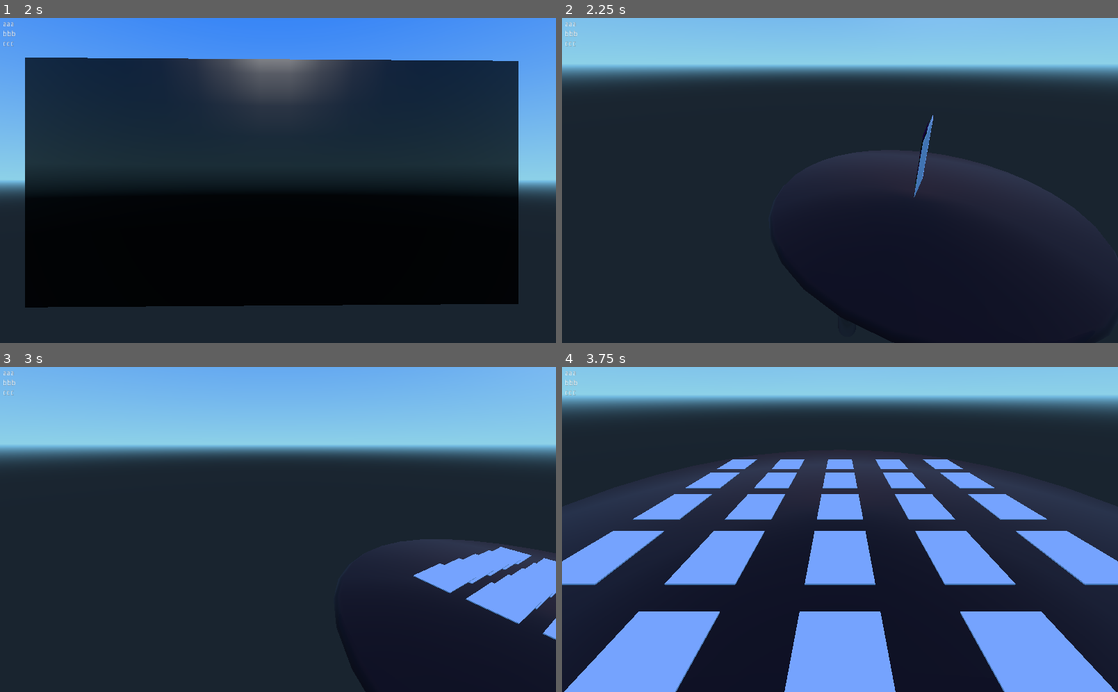
Above: before the commit, frames 1-4 (two rows, left to right).
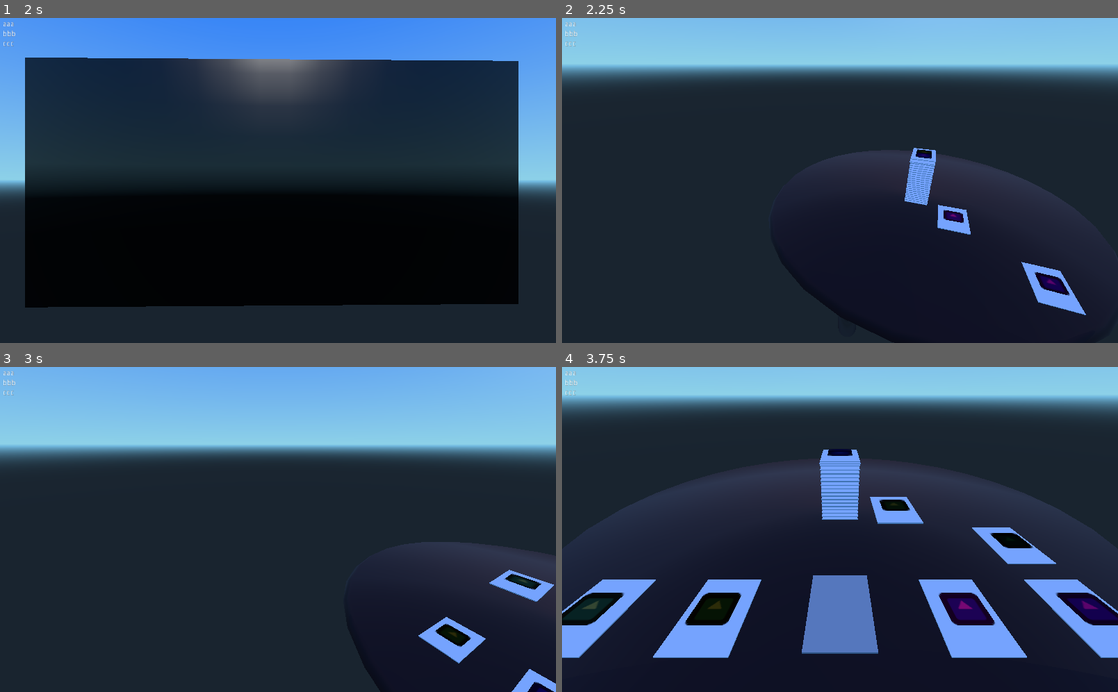
Above: after the commit, the same moments.

Repository: The-Godot-Jamers/LD41-Godot
Game: Godot game, scene res://objects/ggj_splash.tscn
The game is run twice, just before and just after one commit, with the same random seed, the same clock (stepped at 60 frames per second) and the same inputs. The engine's default icon, where the game draws it, is replaced by a stand-in: a white triangle on a blue panel in a dark square.
Inputs (mouse positions are in pixels of both pictures, inside the frame that each line leads up to):
- Up to frame 1 (2 s): tap Enter (ui_accept) at 0.5, 0.77 s; move the mouse to (400, 164) at 0.52 s; tap 1 (1) at 0.6 s; click (400, 164) at 0.67 s; tap 2 (2) at 0.8 s; click (283, 151) at 1.25 s
- Up to frame 2 (2.25 s): move the mouse to (728, 196) at 2.02 s; tap 2 (2) at 2.1 s; click (728, 196) at 2.17 s
- Up to frame 3 (3 s): tap Enter (ui_accept) at 2.27 s; tap 3 (3) at 2.3, 2.85 s; move the mouse to (333, 458) at 2.77 s; hold Up (cam_zoom_in) from 2.78 s (still down); click (333, 458) at 2.92 s
- Up to frame 4 (3.75 s): move the mouse to (812, 594) at 3.52 s; release Up (cam_zoom_in) at 3.53 s; tap Up (cam_zoom_in) at 3.6 s; click (812, 594) at 3.67 s

Frame 1 is identical in both runs. In frame 2, 2.0% of the frame differs, in the area x 61-95%, y 29-92%; in frame 3, 4.1%; in frame 4, 36%, in the area x 0-100%, y 25-100%.

Commit message:
Flip later, throwing cards

Diff:
--- a/3d.tscn
+++ b/3d.tscn
@@ -67,7 +67,7 @@
 
 radius = 5.61969
 
-[node name="3d" type="Node"]
+[node name="3d" type="Node" index="0"]
 
 script = ExtResource( 1 )
 
--- a/objects/tablescene/Camera.gd
+++ b/objects/tablescene/Camera.gd
@@ -16,10 +16,10 @@
 		$Tween.interpolate_method(get_parent(),'rotate_y',Rotation_Speed*delta,0,1,Tween.TRANS_LINEAR,Tween.EASE_OUT,0)
 	if Input.is_action_pressed("cam_zoom_in"):
 		#translation=translation*0.95
-		$Tween.interpolate_property(self,'translation',translation,translation*0.9,0.7,Tween.TRANS_EXPO,Tween.EASE_OUT,0)
+		$Tween.interpolate_property(self,'translation',translation,translation*0.9,1,Tween.TRANS_EXPO,Tween.EASE_OUT,0)
 	if Input.is_action_pressed("cam_zoom_out"):
 		#translation=translation*1.05
-		$Tween.interpolate_property(self,'translation',translation,translation*1.1,0.7,Tween.TRANS_EXPO,Tween.EASE_OUT,0)
+		$Tween.interpolate_property(self,'translation',translation,translation*1.1,1,Tween.TRANS_EXPO,Tween.EASE_OUT,0)
 
 	if Input.is_action_just_pressed("2"):
 		$AnimationPlayer.play("camera turn")
--- a/objects/tablescene/CameraPivot.tscn
+++ b/objects/tablescene/CameraPivot.tscn
@@ -63,7 +63,7 @@
 "values": [ Vector3( 0, 179.248, 0 ), Vector3( -30, 0, 0 ) ]
 }
 
-[node name="CameraPivot" type="Position3D" index="0"]
+[node name="CameraPivot" type="Position3D"]
 
 transform = Transform( 1, 0, 0, 0, 1, 0, 0, 0, 1, 0, 6.8145, 0 )
 
--- a/objects/tablescene/TableHandler.gd
+++ b/objects/tablescene/TableHandler.gd
@@ -3,7 +3,7 @@
 var card_num=25
 var card_scene
 var cards_ins=[]
-
+var delay=10 #delay before fliping cards
 func _ready():
 	card_scene=load("res://objects/card.tscn")
 	#spawn_deck(card_num)
@@ -17,18 +17,39 @@
 		cards_ins.append(card_instance)
 		card_instance.global_transform=spawnpos
 		card_instance.translation.y+=x*0.1
-		card_instance.flip()
+		#card_instance.flip()
 	position_cards(cards)
 
 
 func position_cards(cards):
 	var p=get_points_within_circle_rect(cards,$CardLaybed/Area/CollisionShape.shape.radius)
-	for x in cards:
+	var i=0
+	for x in range(cards-1,-1,-1):
+		i+=1
 		var c=cards_ins[x]
-		c.tweennode.interpolate_property( c, 'translation', c.translation, Vector3(p[x].x,0,p[x].y),1,Tween.TRANS_LINEAR,Tween.EASE_IN,1 )
+		c.tweennode.interpolate_property( c, 'translation', c.translation, Vector3(p[x].x,0,p[x].y),0.5,Tween.TRANS_LINEAR,Tween.EASE_IN,i*0.3 )
 		c.tweennode.start()
 		#c.translation=Vector3(p[x].x,0,p[x].y)
 
+
+	flipcards(true)
+func flipcards(wait_flip=false):
+	if wait_flip:
+		wait()
+	else:
+		for x in cards_ins:
+			x.flip()
+
+
+func wait():
+	var t = Timer.new()
+	t.set_wait_time(delay)
+	t.set_one_shot(true)
+	self.add_child(t)
+	t.start()
+	yield(t, "timeout")
+	flipcards()
+	return
 
 func get_points_within_circle_rect( npoints, radius ):
     if npoints == 1:
